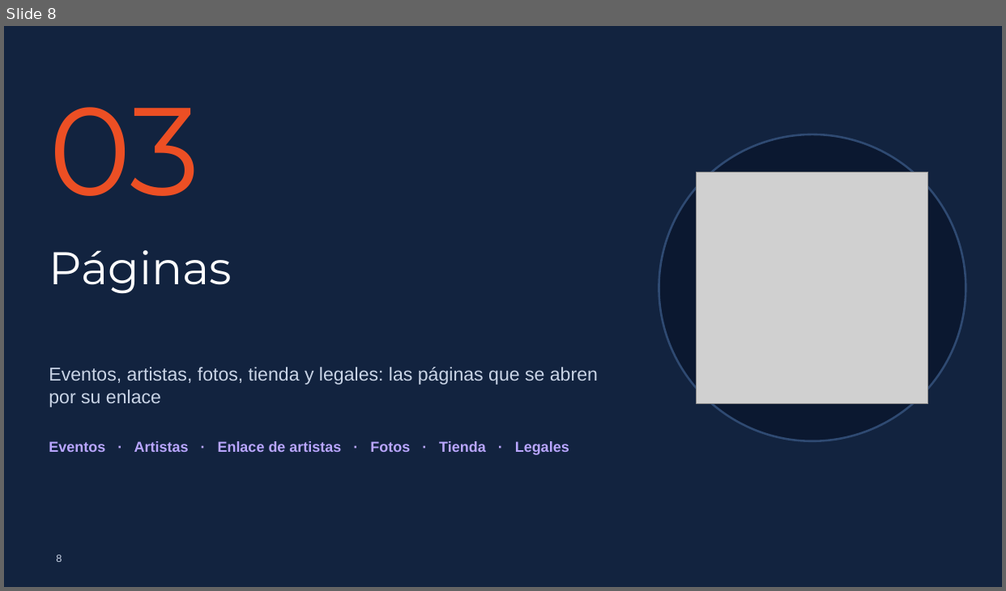
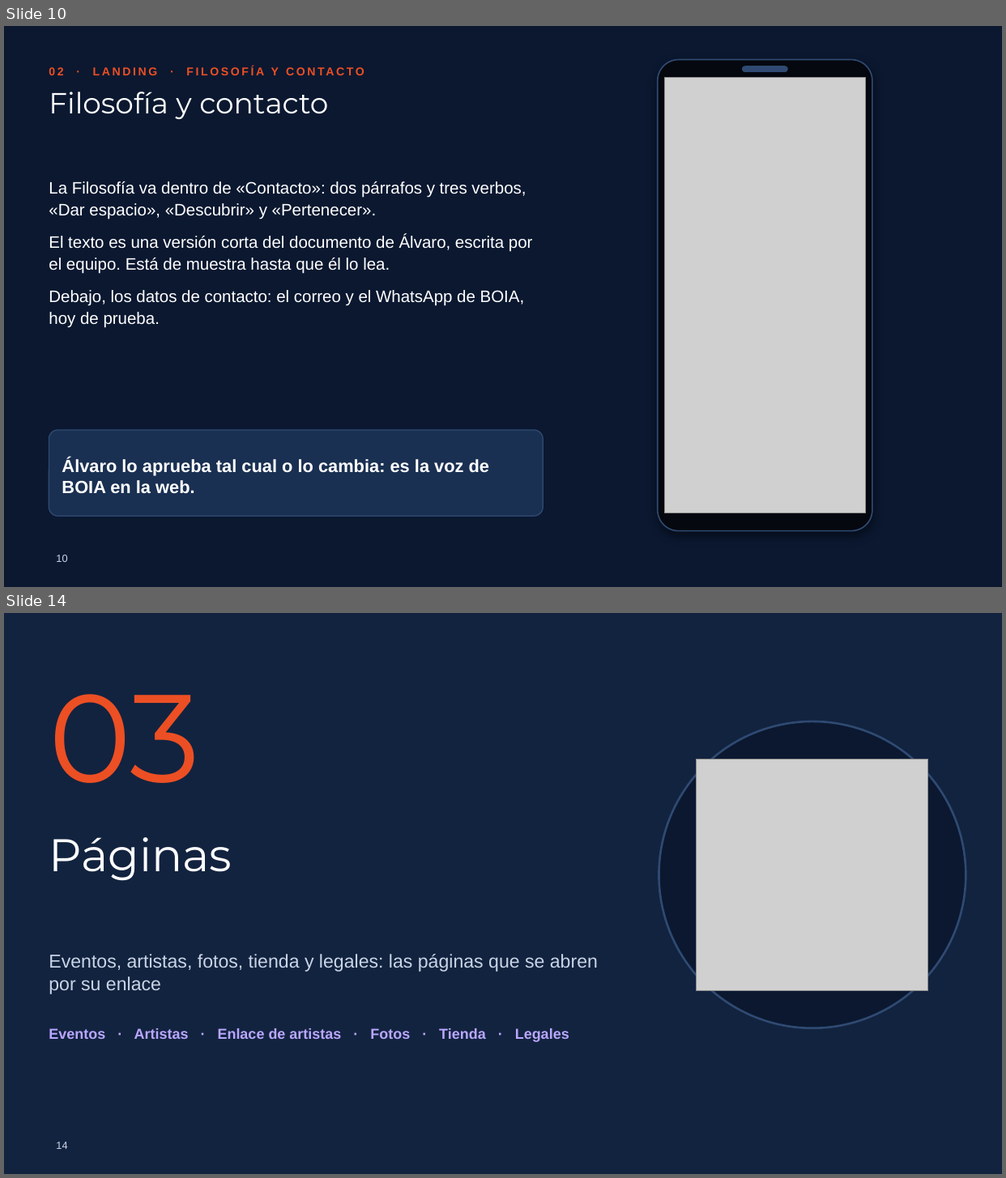
Before and after one commit to picodepato/boia-planet-web, a slide deck: docs/presentacion/boia-planet.pptx. Shown one above the other, each under a label of ours: slide 8 before the commit, slides 10 and 14 after it; the slides between them are not shown. The pictures are 1006x591 and 1006x1178 pixels, drawn with LibreOffice and Linux fonts; fonts in the diff are those of the drawing; grey boxes stand for pictures; background and template pictures are left out. Boxes give left, top, right and bottom in pixels: in the first picture for what was removed or moved away, otherwise in the second. Text is boxed around its words. In the diff, an @@ line names an element or a change of style, - is before the commit and + after.

Commit message:
T205: Part 2: Landing

```diff
--- a/docs/presentacion/boia-planet.pptx
+++ b/docs/presentacion/boia-planet.pptx
@@ slide 10 added at box(4, 26, 1002, 587), background #0B1830 @@
@@ text added at box(49, 67, 328, 119), 11 pt, text #EC4F24, bold @@
+02 · LANDING · FILOSOFÍA Y CONTACTO
@@ rounded rectangle added at box(658, 60, 872, 531), fill #05080F, outline #2F4A72 1.25 pt @@
@@ rounded rectangle added at box(743, 66, 788, 71), fill #2F4A72, outline #2F4A72 1 pt @@
@@ picture added at box(664, 78, 866, 514) @@
@@ text added at box(49, 182, 533, 328), 16 pt, text #FFFFFF @@
+La Filosofía va dentro de «Contacto»: dos párrafos y tres verbos, «Dar espacio», «Descubrir» y «Pertenecer».
+El texto es una versión corta del documento de Álvaro, escrita por el equipo. Está de muestra hasta que él lo lea.
+Debajo, los datos de contacto: el correo y el WhatsApp de BOIA, hoy de prueba.
@@ title added at box(72, 182, 435, 303), 28 pt, text #FFFFFF @@
+Filosofía y contacto
@@ rounded rectangle added at box(49, 430, 543, 516), fill #1A3052, outline #2F4A72 1 pt, 17 pt, text #FFFFFF, bold @@
+Álvaro lo aprueba tal cual o lo cambia: es la voz de BOIA en la web.
@@ page number added at box(56, 555, 67, 562), 10 pt, text #C9D4E6 @@
+10
@@ what was slide 8 is now slide 14 @@
@@ page number at box(56, 1142, 67, 1149): text changed @@
-8
+14
```
Also in this commit, not shown: 4 slides changed, 6 other slides added, 1 slide removed, 16 other files.
